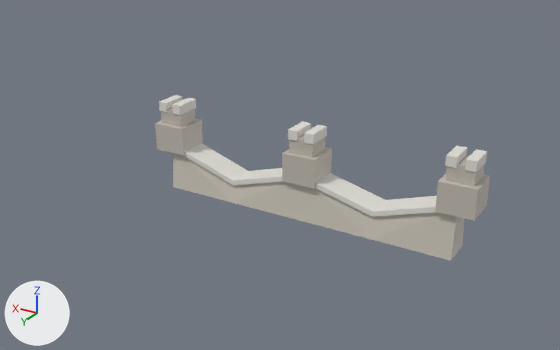
What one commit did to the glTF model public/studio/v2.15.0/d_greatwall/model.glb.
Camera for both pictures: a 50 mm camera at (-3.46, 6.3, 3.52) aimed at (0.38, -0.11, 0.31). Arrows for +X, +Y and +Z are at lower left; the lights stay in place. The first picture is the older version. Where no turn or scale is listed for an object, it has been applied to the vertices.

Names of what the first picture shows: 'part0', 'part1', 'part12', 'part13', 'part14', 'part16', 'part17', 'part2', 'part3', 'part4', 'part5', 'part6', 'part7', 'part8', 'part9' and 5 more.
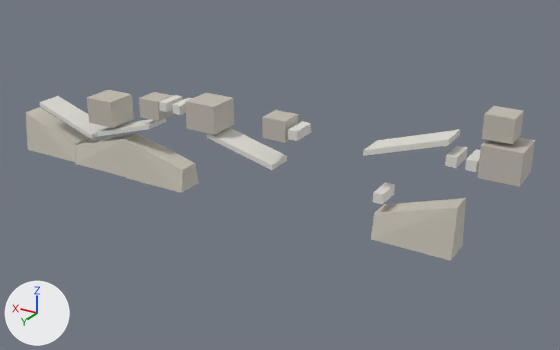
Boxes (x1, y1, x2, y2) around the edits, measured in the pictures (560 x 350 px):
'part1', moved
    before: (299, 186, 374, 239)
    after: (126, 134, 199, 193)
'part8', moved
    before: (435, 174, 490, 221)
    after: (477, 137, 535, 187)
'part3', moved
    before: (173, 153, 235, 203)
    after: (26, 107, 90, 162)
'part2', moved
    before: (233, 181, 301, 220)
    after: (75, 133, 139, 177)
'part12', moved
    before: (282, 147, 332, 189)
    after: (185, 93, 234, 135)
'part16', moved
    before: (155, 118, 203, 155)
    after: (87, 90, 134, 128)
'part5', moved
    before: (315, 173, 385, 216)
    after: (206, 127, 287, 170)
'part7', moved
    before: (184, 143, 248, 185)
    after: (40, 96, 107, 139)
'part4', moved
    before: (372, 196, 437, 217)
    after: (363, 130, 460, 156)
'part9', moved
    before: (445, 155, 484, 186)
    after: (482, 106, 524, 144)
'part13', moved
    before: (289, 134, 325, 158)
    after: (262, 110, 298, 143)
'part6', moved
    before: (233, 168, 282, 185)
    after: (96, 118, 166, 137)
'part17', moved
    before: (161, 107, 195, 127)
    after: (139, 92, 174, 121)
'part14', moved
    before: (304, 125, 327, 144)
    after: (373, 182, 395, 204)

Edits to the bpy script that builds the scene:
```text
Change me_geometry_1:
    remove me_geometry_1.from_pydata(...)  # 8 vertices, 12 faces; spans x -0.8..0.0, y -0.16..0.16, z 0.0..0.46
    add me_geometry_1.from_pydata(...)  # 8 vertices, 12 faces; spans x 1.488..2.288, y -0.16..0.16, z -0.046..0.414
    me_geometry_1 part 1: the whole mesh is moved by (2.288, 0.0, -0.046)
Change me_geometry_2:
    remove me_geometry_2.from_pydata(...)  # 8 vertices, 12 faces; spans x 0.0..0.8, y -0.16..0.16, z 0.0..0.46
    add me_geometry_2.from_pydata(...)  # 8 vertices, 12 faces; spans x 2.288..3.088, y -0.16..0.16, z -0.036..0.424
    me_geometry_2 part 2: the whole mesh is moved by (2.288, 0.0, -0.036)
Change me_geometry_3:
    remove me_geometry_3.from_pydata(...)  # 8 vertices, 12 faces; spans x 0.8..1.6, y -0.16..0.16, z 0.0..0.48
    add me_geometry_3.from_pydata(...)  # 8 vertices, 12 faces; spans x 3.089..3.889, y -0.16..0.16, z -0.017..0.463
    me_geometry_3 part 3: the whole mesh is moved by (2.289, 0.0, -0.017)
Change me_geometry_4:
    remove me_geometry_4.from_pydata(...)  # 8 vertices, 12 faces; spans x -1.6..-0.8, y -0.15..0.15, z 0.24..0.555
    add me_geometry_4.from_pydata(...)  # 8 vertices, 12 faces; spans x -1.475..-0.675, y -0.15..0.15, z 0.837..1.152
    me_geometry_4 part 4: the whole mesh is moved by (0.125, 0.0, 0.597)
Change me_geometry_5:
    remove me_geometry_5.from_pydata(...)  # 8 vertices, 12 faces; spans x -0.8..0.0, y -0.15..0.15, z 0.24..0.495
    add me_geometry_5.from_pydata(...)  # 8 vertices, 12 faces; spans x 0.32..1.12, y -0.15..0.15, z 0.475..0.73
    me_geometry_5 part 5: the whole mesh is moved by (1.12, 0.0, 0.235)
Change me_geometry_6:
    remove me_geometry_6.from_pydata(...)  # 8 vertices, 12 faces; spans x 0.0..0.8, y -0.15..0.15, z 0.2..0.495
    add me_geometry_6.from_pydata(...)  # 8 vertices, 12 faces; spans x 1.899..2.699, y -0.15..0.15, z 0.381..0.676
    me_geometry_6 part 6: the whole mesh is moved by (1.899, 0.0, 0.181)
Change me_geometry_7:
    remove me_geometry_7.from_pydata(...)  # 8 vertices, 12 faces; spans x 0.8..1.6, y -0.15..0.15, z 0.2..0.515
    add me_geometry_7.from_pydata(...)  # 8 vertices, 12 faces; spans x 2.779..3.579, y -0.15..0.15, z 0.335..0.65
    me_geometry_7 part 7: the whole mesh is moved by (1.979, 0.0, 0.135)
Change me_geometry_8:
    remove me_geometry_8.from_pydata(...)  # 8 vertices, 12 faces; spans x -1.78..-1.42, y -0.18..0.18, z 0.46..0.76
    add me_geometry_8.from_pydata(...)  # 8 vertices, 12 faces; spans x -2.126..-1.766, y -0.18..0.18, z 0.867..1.167
    me_geometry_8 part 8: the whole mesh is moved by (-0.346, 0.0, 0.407)
Change me_geometry_9:
    remove me_geometry_9.from_pydata(...)  # 8 vertices, 12 faces; spans x -1.73..-1.47, y -0.13..0.13, z 0.71..0.93
    add me_geometry_9.from_pydata(...)  # 8 vertices, 12 faces; spans x -2.012..-1.752, y -0.13..0.13, z 1.208..1.428
    me_geometry_9 part 9: the whole mesh is moved by (-0.282, 0.0, 0.498)
Change me_geometry_12:
    remove me_geometry_12.from_pydata(...)  # 8 vertices, 12 faces; spans x -0.18..0.18, y -0.18..0.18, z 0.4..0.7
    add me_geometry_12.from_pydata(...)  # 8 vertices, 12 faces; spans x 0.993..1.353, y -0.18..0.18, z 0.739..1.039
    me_geometry_12 part 10: the whole mesh is moved by (1.173, 0.0, 0.339)
Change me_geometry_13:
    remove me_geometry_13.from_pydata(...)  # 8 vertices, 12 faces; spans x -0.13..0.13, y -0.13..0.13, z 0.65..0.87
    add me_geometry_13.from_pydata(...)  # 8 vertices, 12 faces; spans x 0.182..0.442, y -0.13..0.13, z 0.793..1.013
    me_geometry_13 part 11: the whole mesh is moved by (0.312, 0.0, 0.143)
Change me_geometry_14:
    remove me_geometry_14.from_pydata(...)  # 8 vertices, 12 faces; spans x -0.14..-0.04, y -0.14..0.14, z 0.84..0.94
    add me_geometry_14.from_pydata(...)  # 8 vertices, 12 faces; spans x -0.89..-0.79, y -0.14..0.14, z 0.385..0.485
    me_geometry_14 part 12: the whole mesh is moved by (-0.75, 0.0, -0.455)
Change me_geometry_16:
    remove me_geometry_16.from_pydata(...)  # 8 vertices, 12 faces; spans x 1.42..1.78, y -0.18..0.18, z 0.42..0.72
    add me_geometry_16.from_pydata(...)  # 8 vertices, 12 faces; spans x 2.403..2.763, y -0.18..0.18, z 0.551..0.851
    me_geometry_16 part 13: the whole mesh is moved by (0.983, 0.0, 0.131)
Change me_geometry_17:
    remove me_geometry_17.from_pydata(...)  # 8 vertices, 12 faces; spans x 1.47..1.73, y -0.13..0.13, z 0.67..0.89
    add me_geometry_17.from_pydata(...)  # 8 vertices, 12 faces; spans x 1.769..2.029, y -0.13..0.13, z 0.732..0.952
    me_geometry_17 part 14: the whole mesh is moved by (0.299, 0.0, 0.062)
```
